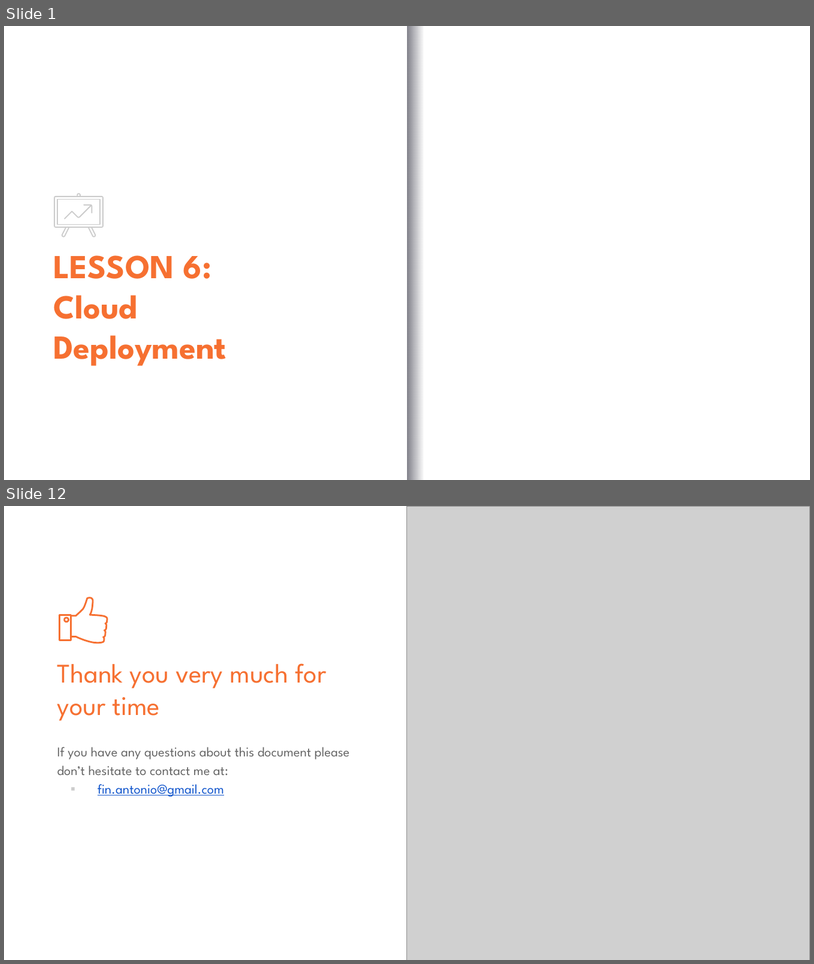
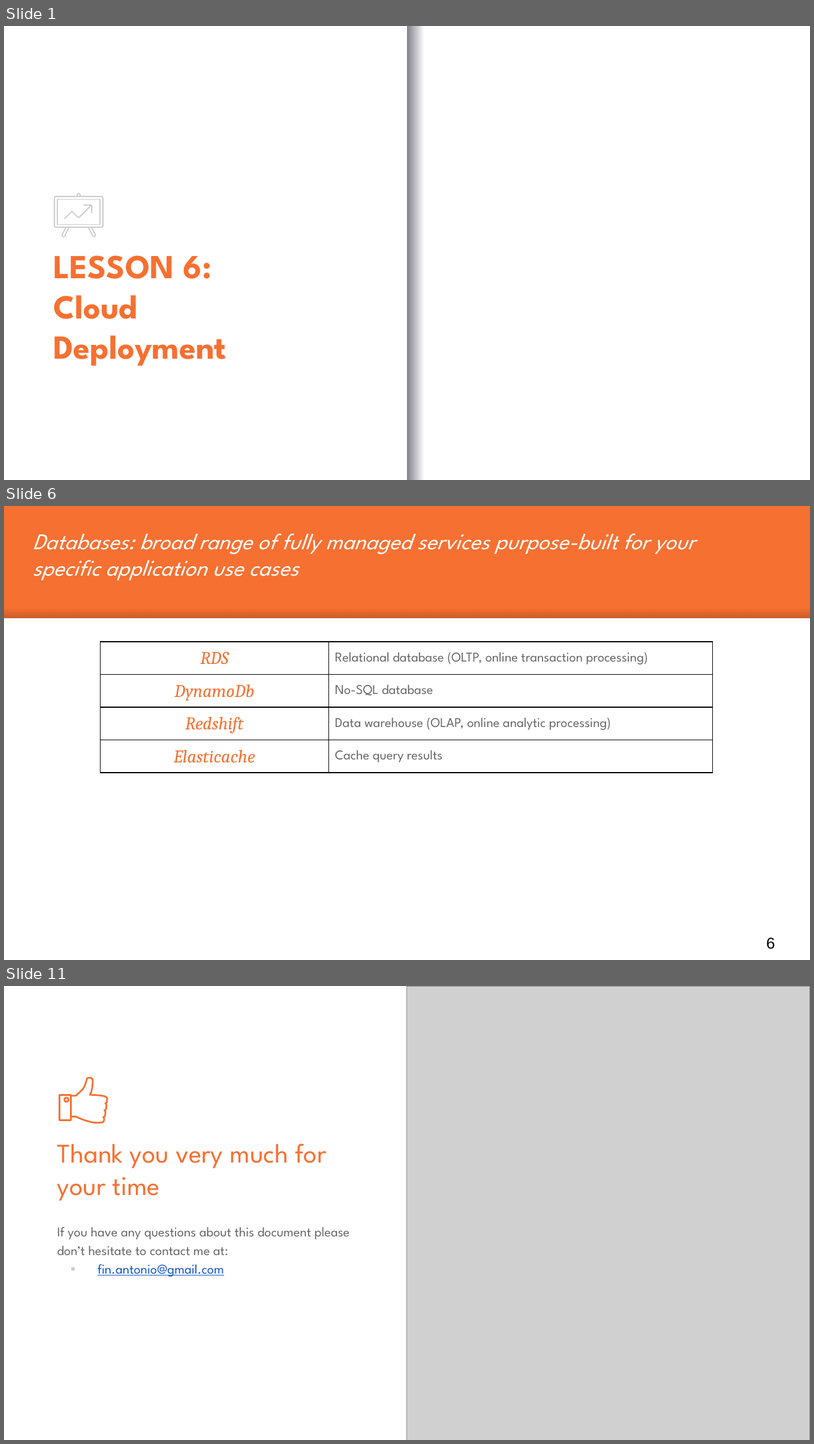
Before and after one commit to antfin/ComputerProgrammingBasic, a slide deck: lessons/Lesson_6.pptx. Shown one above the other, each under a label of ours: slides 1 and 12 before the commit, slides 1, 6 and 11 after it; the slides between them are not shown. The pictures are 814x964 and 814x1444 pixels, drawn with LibreOffice and Linux fonts; fonts in the diff are those of the drawing; grey boxes stand for pictures; background and template pictures are left out. Boxes give left, top, right and bottom in pixels: in the first picture for what was removed or moved away, otherwise in the second. Text is boxed around its words. In the diff, an @@ line names an element or a change of style, - is before the commit and + after.

```diff
--- a/lessons/Lesson_6.pptx
+++ b/lessons/Lesson_6.pptx
@@ slide 6 added at box(4, 506, 810, 960), background #F67031 @@
@@ text added at box(33, 534, 695, 580), 20 pt, text #FFFFFF, italic @@
+Databases: broad range of fully managed services purpose-built for your specific application use cases
@@ rectangle added at box(4, 608, 810, 618), fill gradient #000014 @@
@@ rectangle added at box(4, 618, 810, 959), fill #FFFFFF @@
@@ table added at box(100, 642, 712, 772), 4 rows, 2 columns @@
+RDS | Relational database (OLTP, online transaction processing)
+DynamoDb | No-SQL database
+Redshift | Data warehouse (OLAP, online analytic processing)
+Elasticache | Cache query results
@@ page number added at box(767, 937, 776, 949), 14 pt, text #000000 @@
+6
@@ what was slide 12 is now slide 11 @@
```
Also in this commit, not shown: 2 slides changed, 6 other slides added, 8 slides removed, 4 other files.
